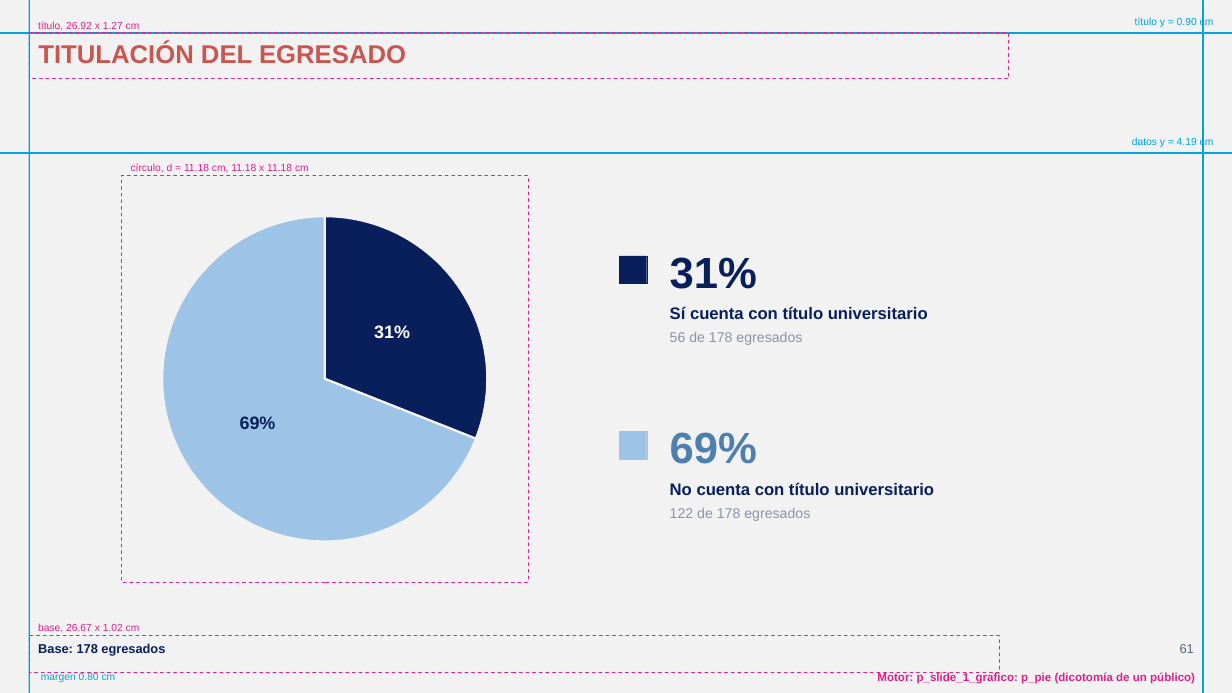
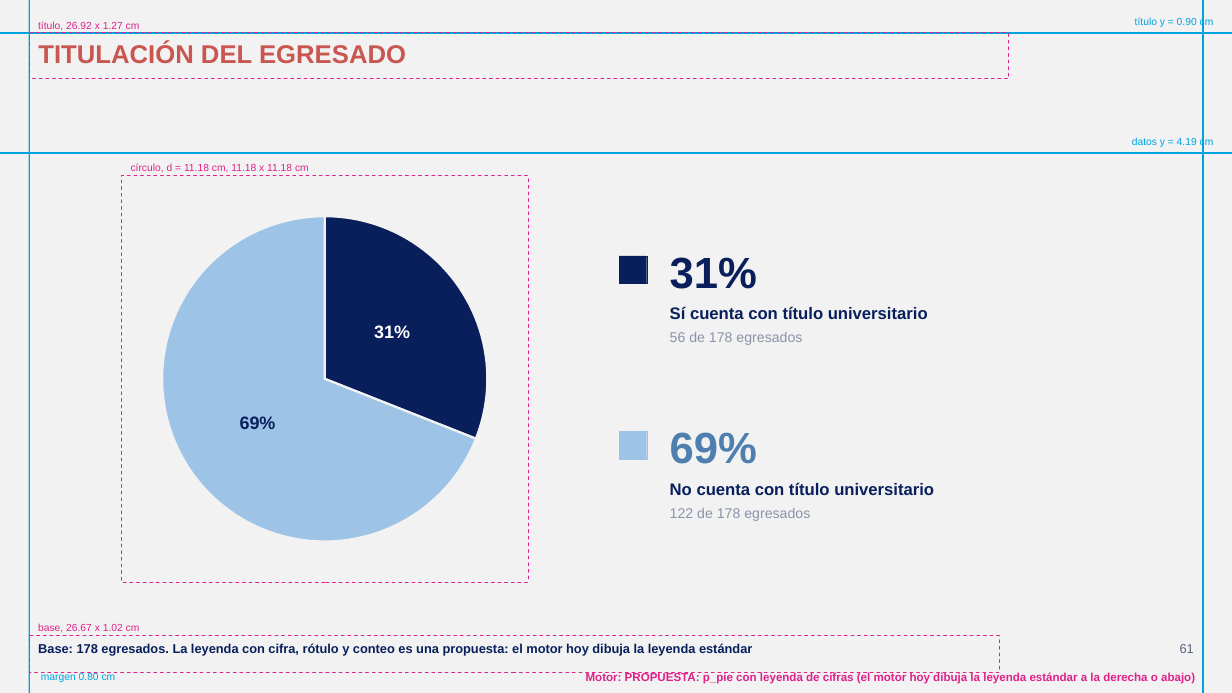
Before and after one commit to GonzaloAlmendariz/prosecnur-app, a slide deck: slide 61 of docs/qa/motor-ppt-2026-10-06/4-recetario/recetario-fiel-guias.pptx. Drawn at 1232x693 pixels with LibreOffice and Linux fonts; fonts in the diff are those of the drawing; background and template pictures are left out. Boxes give left, top, right and bottom in pixels: in the first picture for what was removed or moved away, otherwise in the second. Text is boxed around its words. In the diff, an @@ line names an element or a change of style, - is before the commit and + after.

```diff
--- a/docs/qa/motor-ppt-2026-10-06/4-recetario/recetario-fiel-guias.pptx
+++ b/docs/qa/motor-ppt-2026-10-06/4-recetario/recetario-fiel-guias.pptx
@@ text at (38,643,752,655): text changed @@
-Base: 178 egresados
+Base: 178 egresados. La leyenda con cifra, rótulo y conteo es una propuesta: el motor hoy dibuja la leyenda estándar
@@ text at (586,672,1195,684): text changed @@
-Motor: p_slide_1_grafico: p_pie (dicotomía de un público)
+Motor: PROPUESTA: p_pie con leyenda de cifras (el motor hoy dibuja la leyenda estándar a la derecha o abajo)
```
Also in this commit, not shown: 13 other slides changed, 4 slides added, 11 other files.
